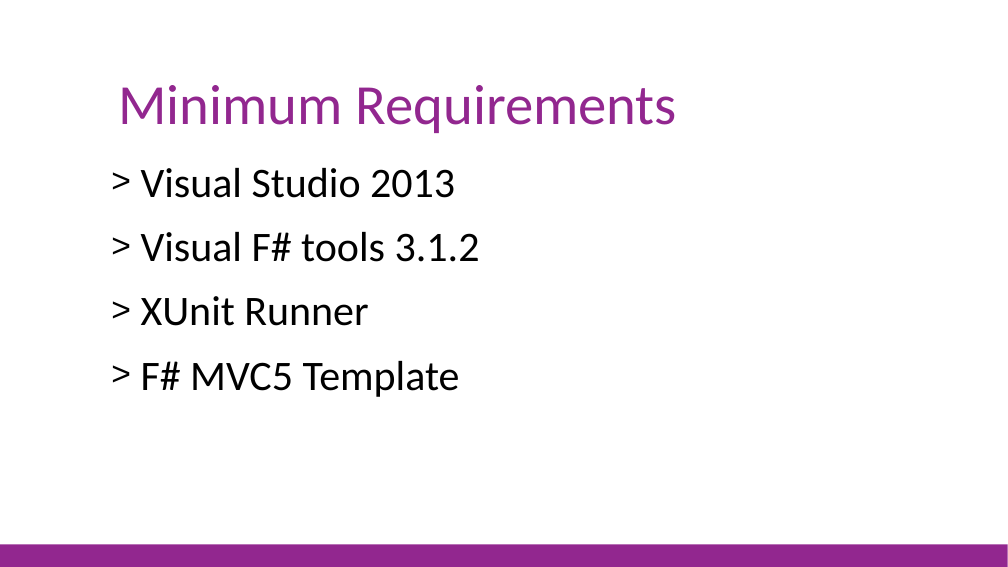
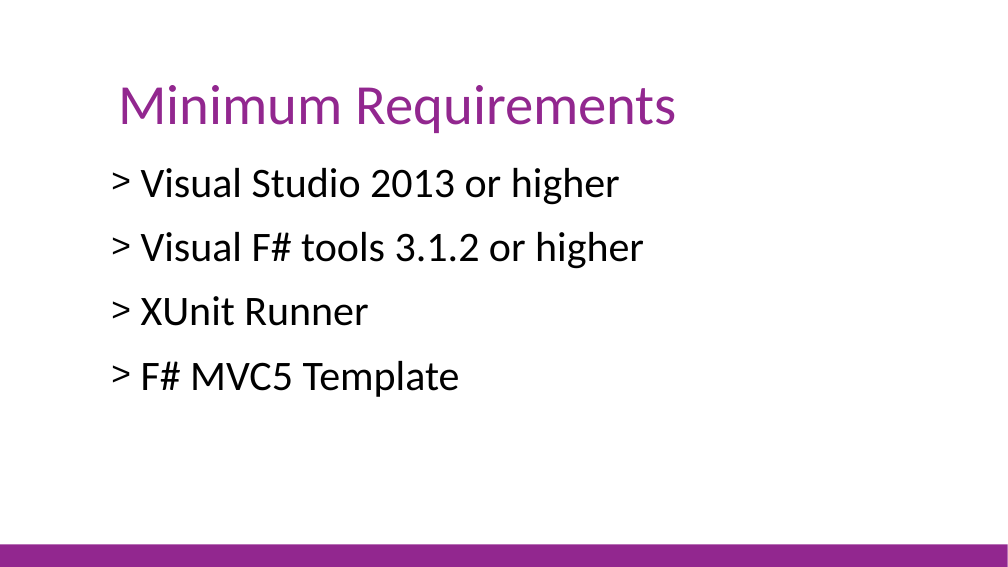
Before and after one commit to jorgef/fsharpworkshop, a slide deck: slide 5 of FSharpWorkshop_Slides.pptx. Drawn at 1008x567 pixels with LibreOffice and Linux fonts; fonts in the diff are those of the drawing. Boxes give left, top, right and bottom in pixels: in the first picture for what was removed or moved away, otherwise in the second. Text is boxed around its words. In the diff, an @@ line names an element or a change of style, - is before the commit and + after.

```diff
--- a/FSharpWorkshop_Slides.pptx
+++ b/FSharpWorkshop_Slides.pptx
@@ text at [141,168,644,269]: text changed @@
-> Visual Studio 2013
-> Visual F# tools 3.1.2
+> Visual Studio 2013 or higher
+> Visual F# tools 3.1.2 or higher
```
Also in this commit, not shown: 14 other slides changed, 3 other files.
